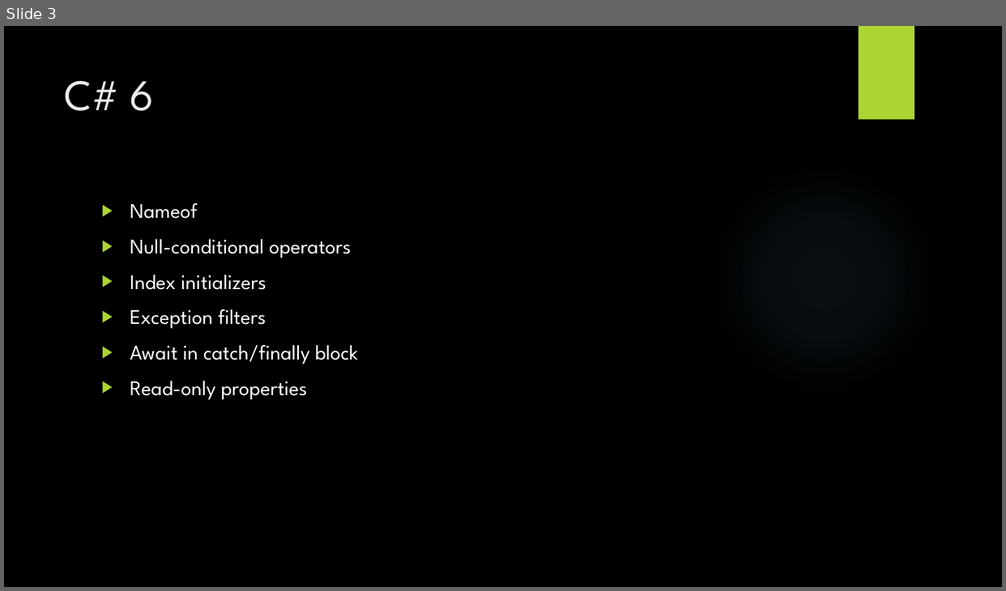
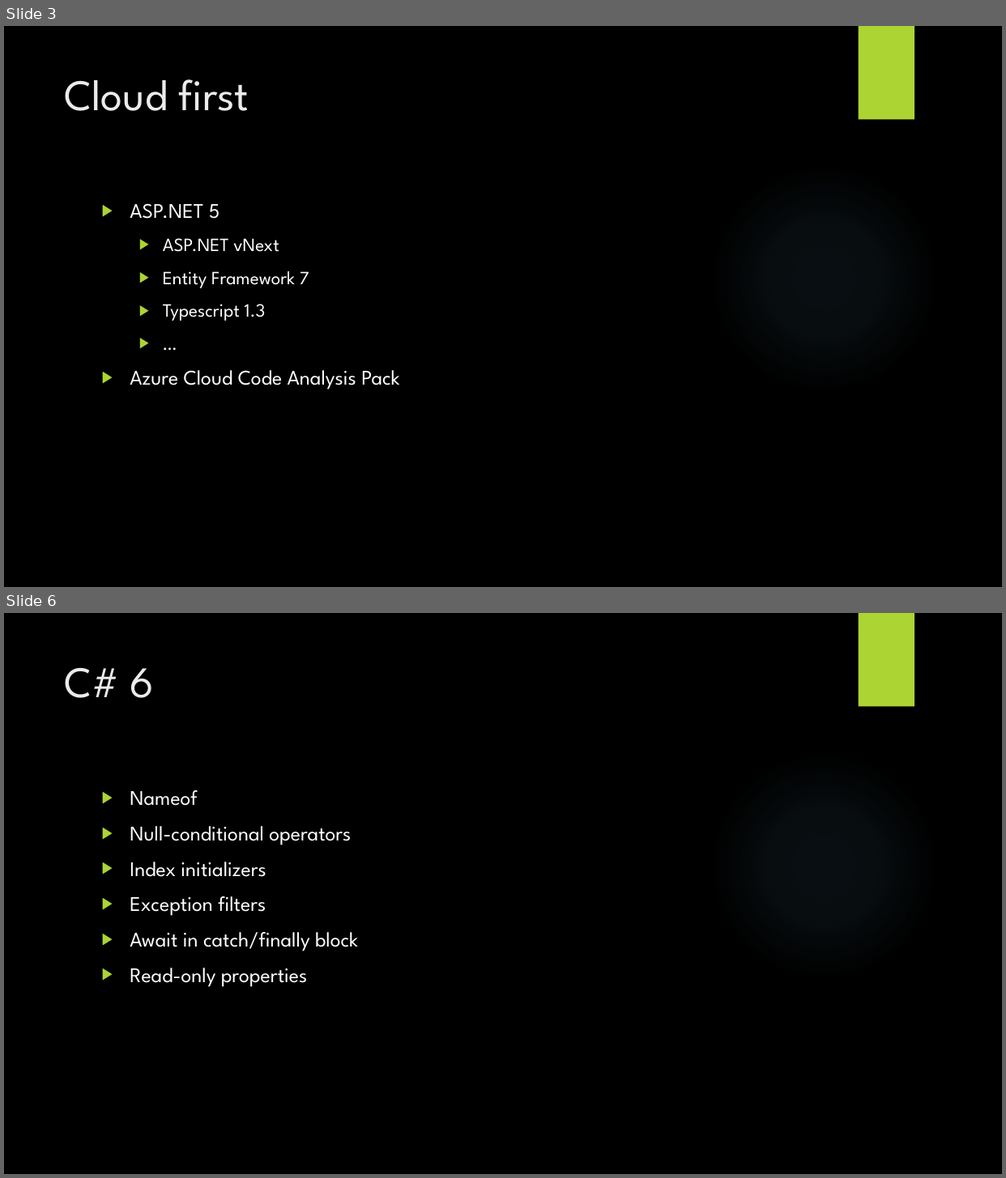
Before and after one commit to andreireinus/vs2015-eneta, a slide deck: vs2015.pptx. Shown one above the other, each under a label of ours: slide 3 before the commit, slides 3 and 6 after it; the slides between them are not shown. The pictures are 1006x591 and 1006x1178 pixels, drawn with LibreOffice and Linux fonts; fonts in the diff are those of the drawing; background and template pictures are left out. Boxes give left, top, right and bottom in pixels: in the first picture for what was removed or moved away, otherwise in the second. Text is boxed around its words. In the diff, an @@ line names an element or a change of style, - is before the commit and + after.

```diff
--- a/vs2015.pptx
+++ b/vs2015.pptx
@@ slide 3 added at [4, 26, 1002, 587], background picture (left out); not listed: 2 template elements that a slide beside it also shows @@
@@ title added at [65, 79, 249, 111], 42 pt, text #EBEBEB @@
+Cloud first
@@ text added at [130, 203, 399, 390], 18 pt, text #FFFFFF @@
+▶ ASP.NET 5
+  ▶ ASP.NET vNext
+  ▶ Entity Framework 7
+  ▶ Typescript 1.3
+  ▶ …
+▶ Azure Cloud Code Analysis Pack
@@ what was slide 3 is now slide 6 @@
```
Also in this commit, not shown: 3 slides changed, 3 other slides added, 1 other file.
